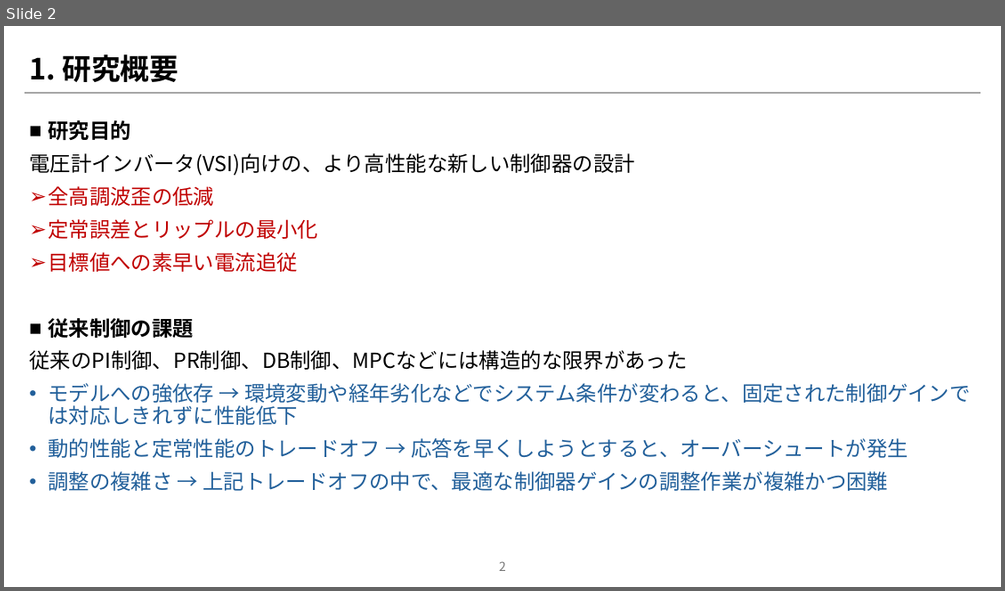
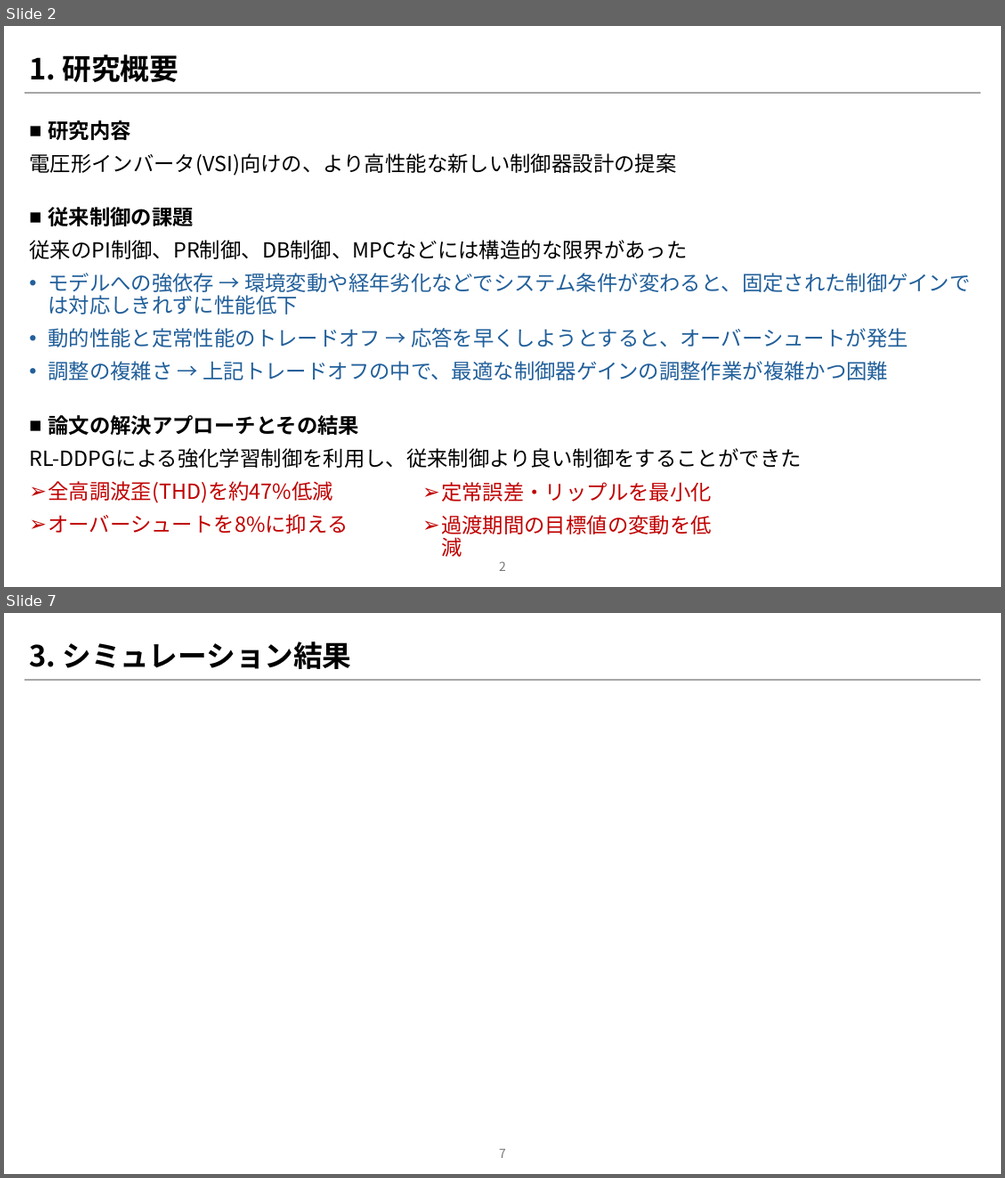
Before and after one commit to NamelessKingOfTheAbyss/TreatiseSearch, a slide deck: Design_of_Controller_for_three-phase_Grid-Connected_Inverter_Using_Reinforcement_Learning/論文紹介パワポ.pptx. Shown one above the other, each under a label of ours: slide 2 before the commit, slides 2 and 7 after it; the slides between them are not shown. The pictures are 1005x591 and 1005x1178 pixels, drawn with LibreOffice and Linux fonts; fonts in the diff are those of the drawing. Boxes give left, top, right and bottom in pixels: in the first picture for what was removed or moved away, otherwise in the second. Text is boxed around its words. In the diff, an @@ line names an element or a change of style, - is before the commit and + after.

Commit message:
新しいプレゼンテーション資料「論文紹介パワポ.pptx」を追加

```diff
--- a/Design_of_Controller_for_three-phase_Grid-Connected_Inverter_Using_Reinforcement_Learning/論文紹介パワポ.pptx
+++ b/Design_of_Controller_for_three-phase_Grid-Connected_Inverter_Using_Reinforcement_Learning/論文紹介パワポ.pptx
@@ slide 7 added at (4, 613, 1001, 1174), background #FFFFFF; not listed: 1 template element that a slide beside it also shows @@
@@ title added at (29, 641, 352, 669), 28 pt, text #000000, bold @@
+3. シミュレーション結果
@@ page number added at (499, 1149, 506, 1158), 12 pt, text #797979 @@
+7
@@ slide 2 changed as well @@
@@ text at (29, 120, 676, 176): text changed @@
-■ 研究目的
-電圧計インバータ(VSI)向けの、より高性能な新しい制御器の設計
-➢ 全高調波歪の低減
-➢ 定常誤差とリップルの最小化
-➢ 目標値への素早い電流追従
+■ 研究内容
+電圧形インバータ(VSI)向けの、より高性能な新しい制御器設計の提案
@@ text at (29, 415, 801, 533): paragraphs added @@
+■ 論文の解決アプローチとその結果
+RL-DDPGによる強化学習制御を利用し、従来制御より良い制御をすることができた
+➢ 全高調波歪(THD)を約47%低減
+➢ オーバーシュートを8%に抑える
@@ text added at (441, 482, 712, 556), 20 pt, text #C00000 @@
+➢ 定常誤差・リップルを最小化
+➢ 過渡期間の目標値の変動を低減
```
Also in this commit, not shown: 1 other slide changed, 5 other slides added, 2 slides removed.
